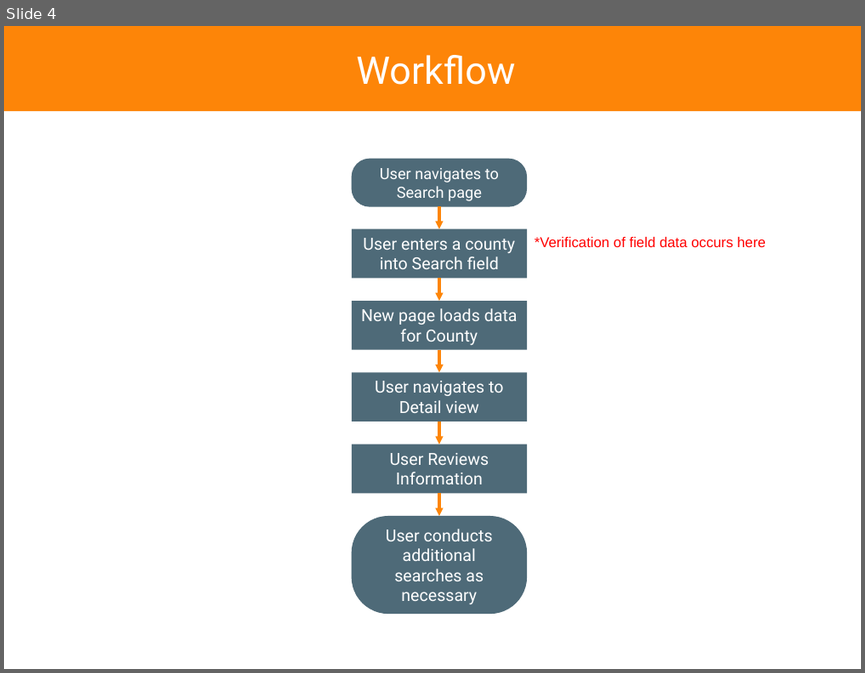
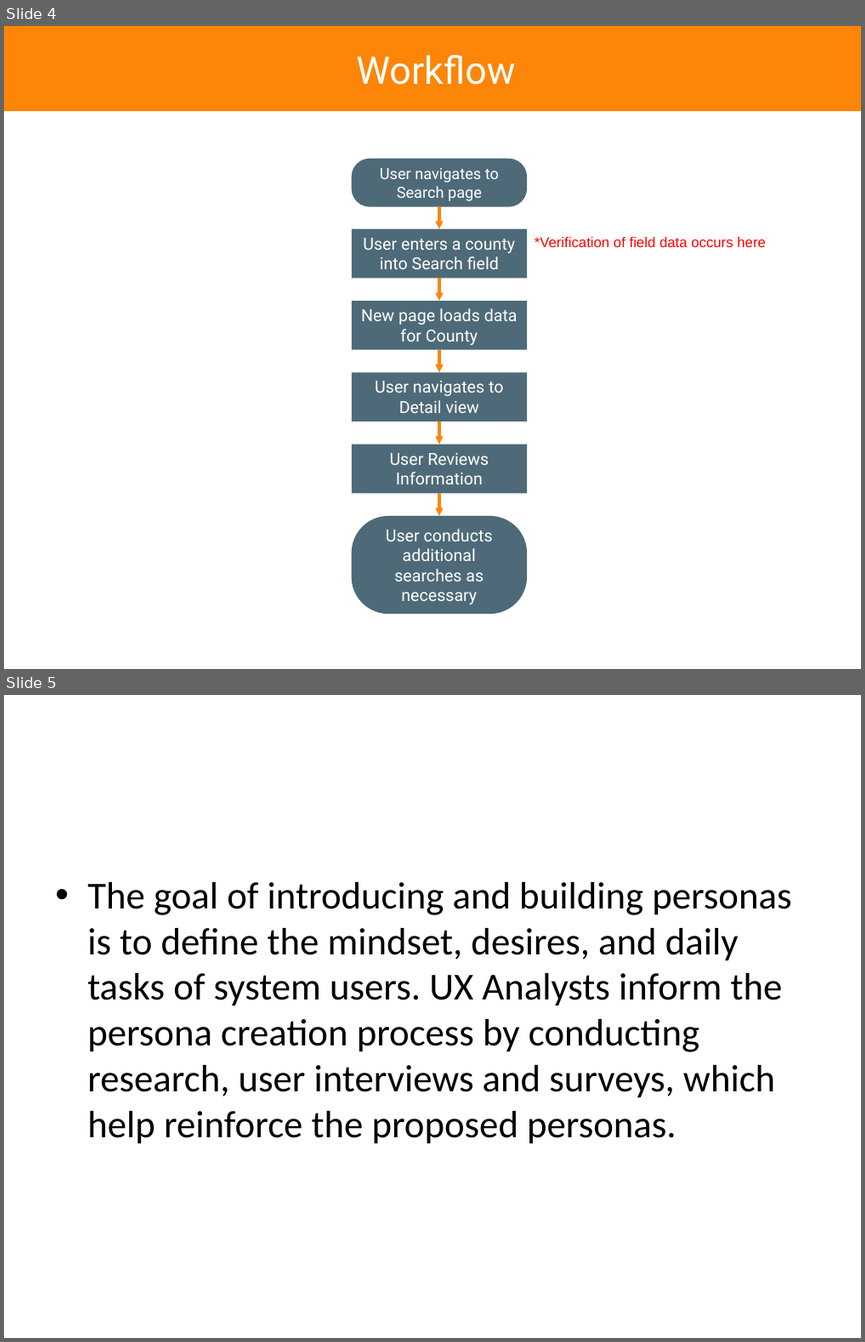
Before and after one commit to Octo-Hackathon/octo-mock2, a slide deck: Deliverables/UX/InFlow Personas and Workflows.pptx. Shown one above the other, each under a label of ours: slide 4 before the commit, slides 4 and 5 after it. The pictures are 865x673 and 865x1342 pixels, drawn with LibreOffice and Linux fonts; fonts in the diff are those of the drawing. Boxes give left, top, right and bottom in pixels: in the first picture for what was removed or moved away, otherwise in the second. Text is boxed around its words. In the diff, an @@ line names an element or a change of style, - is before the commit and + after.

```diff
--- a/Deliverables/UX/InFlow Personas and Workflows.pptx
+++ b/Deliverables/UX/InFlow Personas and Workflows.pptx
@@ slide 5 added at (4,695,861,1338), background #FFFFFF @@
@@ text added at (87,882,791,1144), 32 pt, text #000000 @@
+• The goal of introducing and building personas is to define the mindset, desires, and daily tasks of system users. UX Analysts inform the persona creation process by conducting research, user interviews and surveys, which help reinforce the proposed personas.
```
Also in this commit, not shown: 1 other file.
